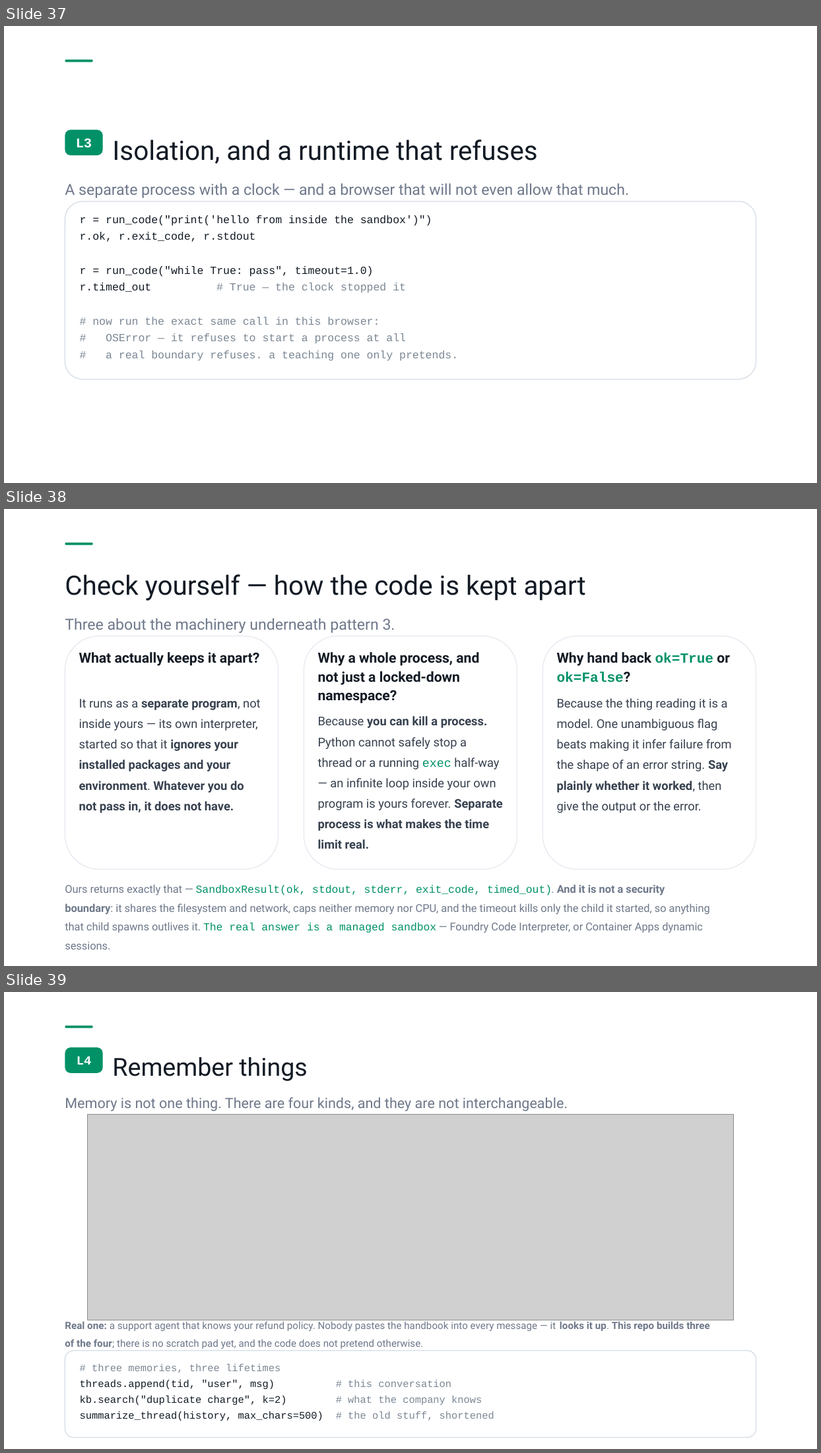
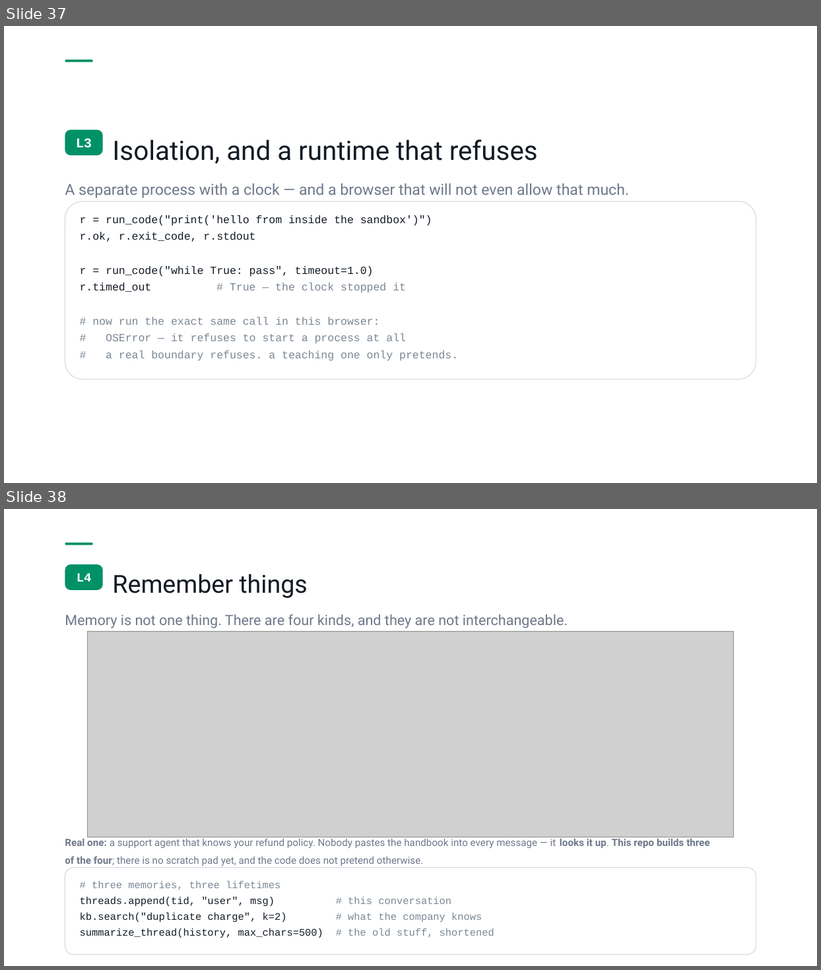
Before and after one commit to PratikDhanave/harness-engineering, a slide deck: docs/presentation/harness-engineering-clearroute-talk.pptx. Shown one above the other, each under a label of ours: slides 37, 38 and 39 before the commit, slides 37 and 38 after it. The pictures are 821x1453 and 821x970 pixels, drawn with LibreOffice and Linux fonts; fonts in the diff are those of the drawing; grey boxes stand for pictures. Boxes give left, top, right and bottom in pixels: in the first picture for what was removed or moved away, otherwise in the second. Text is boxed around its words. In the diff, an @@ line names an element or a change of style, - is before the commit and + after.

```diff
--- a/docs/presentation/harness-engineering-clearroute-talk.pptx
+++ b/docs/presentation/harness-engineering-clearroute-talk.pptx
@@ slide 38 removed at box(4, 509, 817, 966), background #FFFFFF @@
@@ rounded rectangle removed at box(65, 543, 93, 545) @@
@@ text removed at box(65, 574, 586, 601) @@
-Check yourself — how the code is kept apart
@@ text removed at box(65, 618, 395, 633) @@
-Three about the machinery underneath pattern 3.
@@ rounded rectangle removed at box(65, 636, 279, 869) @@
@@ rounded rectangle removed at box(304, 636, 517, 869) @@
@@ rounded rectangle removed at box(543, 636, 757, 869) @@
@@ text removed at box(79, 652, 259, 666) @@
-What actually keeps it apart?
@@ text removed at box(318, 652, 479, 704) @@
-Why a whole process, and not just a locked-down namespace?
@@ text removed at box(557, 652, 730, 683) @@
-Why hand back ok=True or ok=False?
@@ text removed at box(79, 719, 258, 813) @@
-It runs as a separate program, not inside yours — its own interpreter, started so that it ignores your installed packages and your environment. Whatever you do not pass in, it does not have.
@@ text removed at box(318, 716, 503, 849) @@
-Because you can kill a process. Python cannot safely stop a thread or a running exec half-way — an infinite loop inside your own program is yours forever. Separate process is what makes the time limit real.
@@ text removed at box(557, 719, 732, 813) @@
-Because the thing reading it is a model. One unambiguous flag beats making it infer failure from the shape of an error string. Say plainly whether it worked, then give the output or the error.
@@ text removed at box(65, 885, 710, 950) @@
-Ours returns exactly that — SandboxResult(ok, stdout, stderr, exit_code, timed_out). And it is not a security boundary: it shares the filesystem and network, caps neither memory nor CPU, and the timeout kills only the child it started, so anything that child spawns outlives it. The real answer is a managed sandbox — Foundry Code Interpreter, or Container Apps dynamic sessions.
@@ what was slide 39 is now slide 38 @@
```
Also in this commit, not shown: 11 other slides removed, 8 other files.
